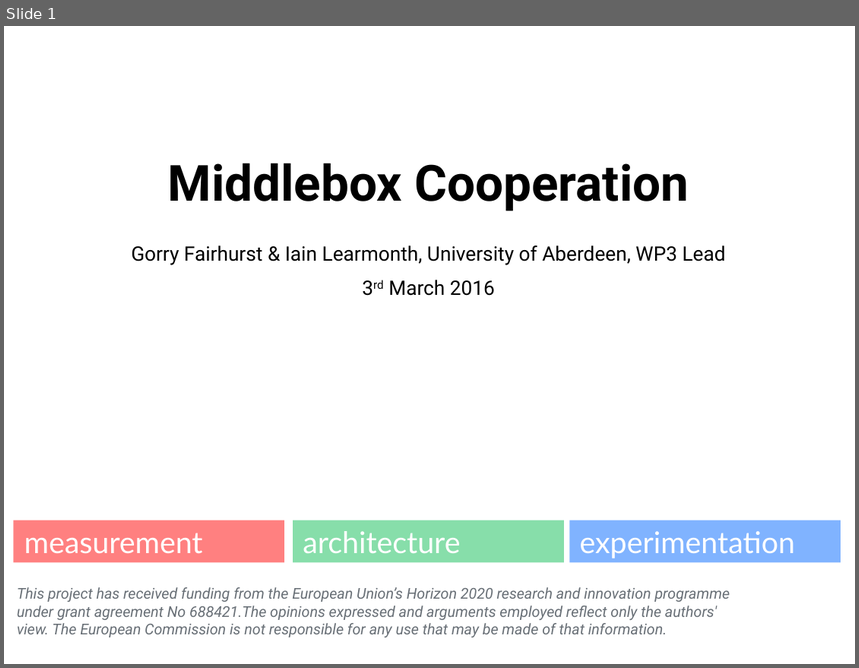
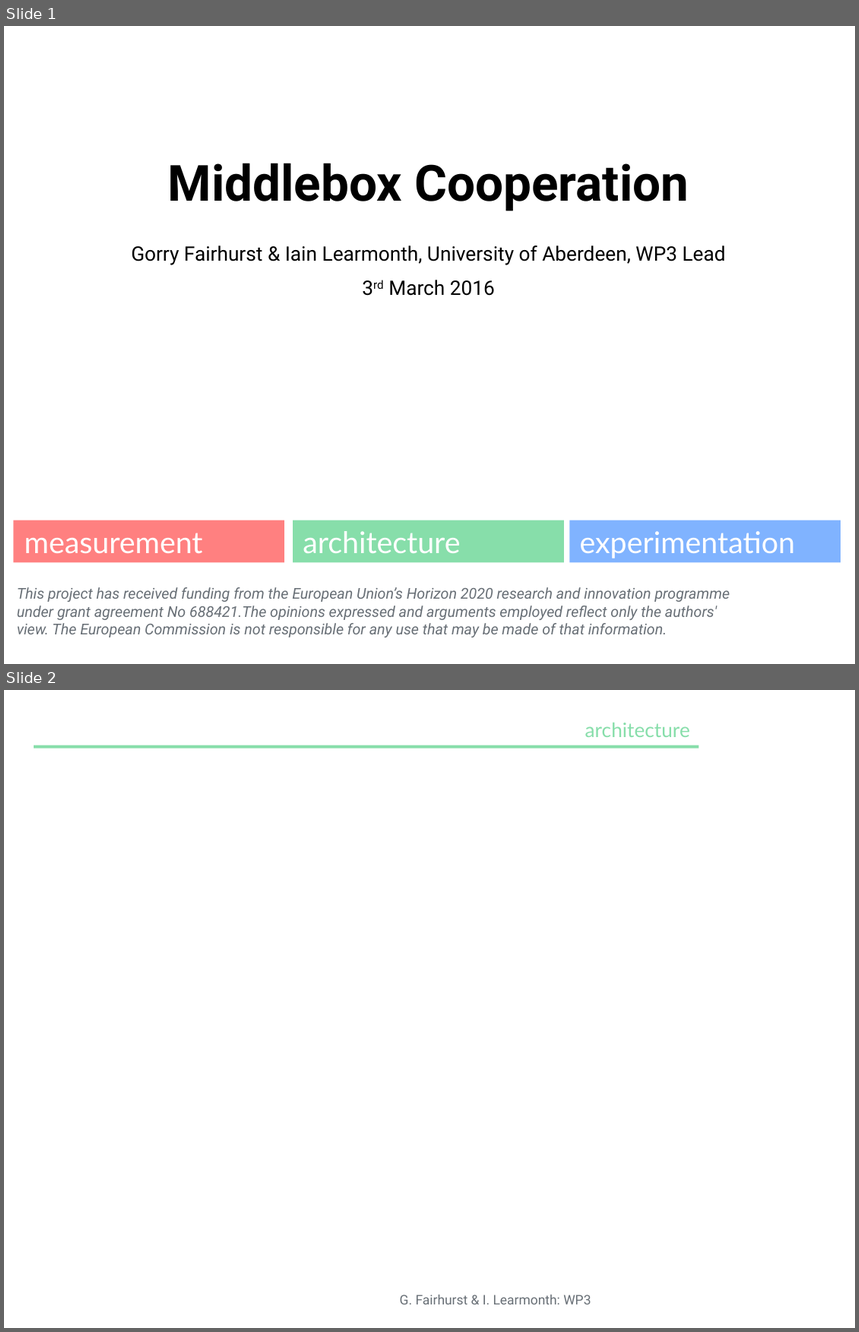
Before and after one commit to mami-project/roadshows, a slide deck: kickoff/wp3-eu-summary.pptx. Shown one above the other, each under a label of ours: slide 1 before the commit, slides 1 and 2 after it. The pictures are 859x668 and 859x1332 pixels, drawn with LibreOffice and Linux fonts; fonts in the diff are those of the drawing; background and template pictures are left out. Boxes give left, top, right and bottom in pixels: in the first picture for what was removed or moved away, otherwise in the second. Text is boxed around its words. In the diff, an @@ line names an element or a change of style, - is before the commit and + after.

```diff
--- a/kickoff/wp3-eu-summary.pptx
+++ b/kickoff/wp3-eu-summary.pptx
@@ slide 2 added at [4,690,855,1328], background #FFFFFF @@
@@ text added at [585,722,690,737], 24 pt, text #87DEAA @@
+architecture
@@ rectangle added at [34,745,699,748], fill #87DEAA @@
@@ text added at [400,1295,591,1305], 16 pt, text #686F76 @@
+G. Fairhurst & I. Learmonth: WP3
```
Also in this commit, not shown: 3 slides changed, 1 other file.
